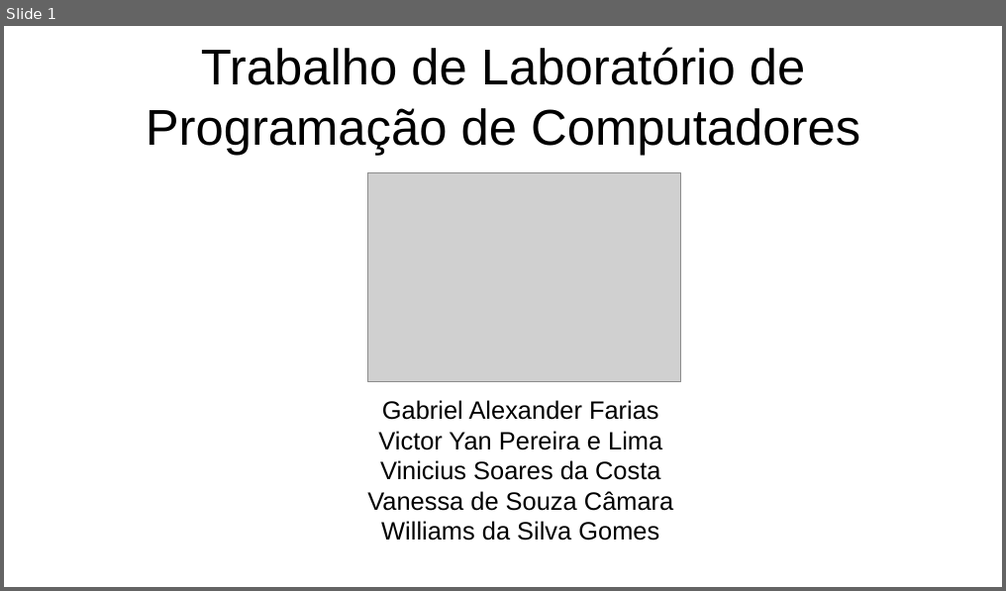
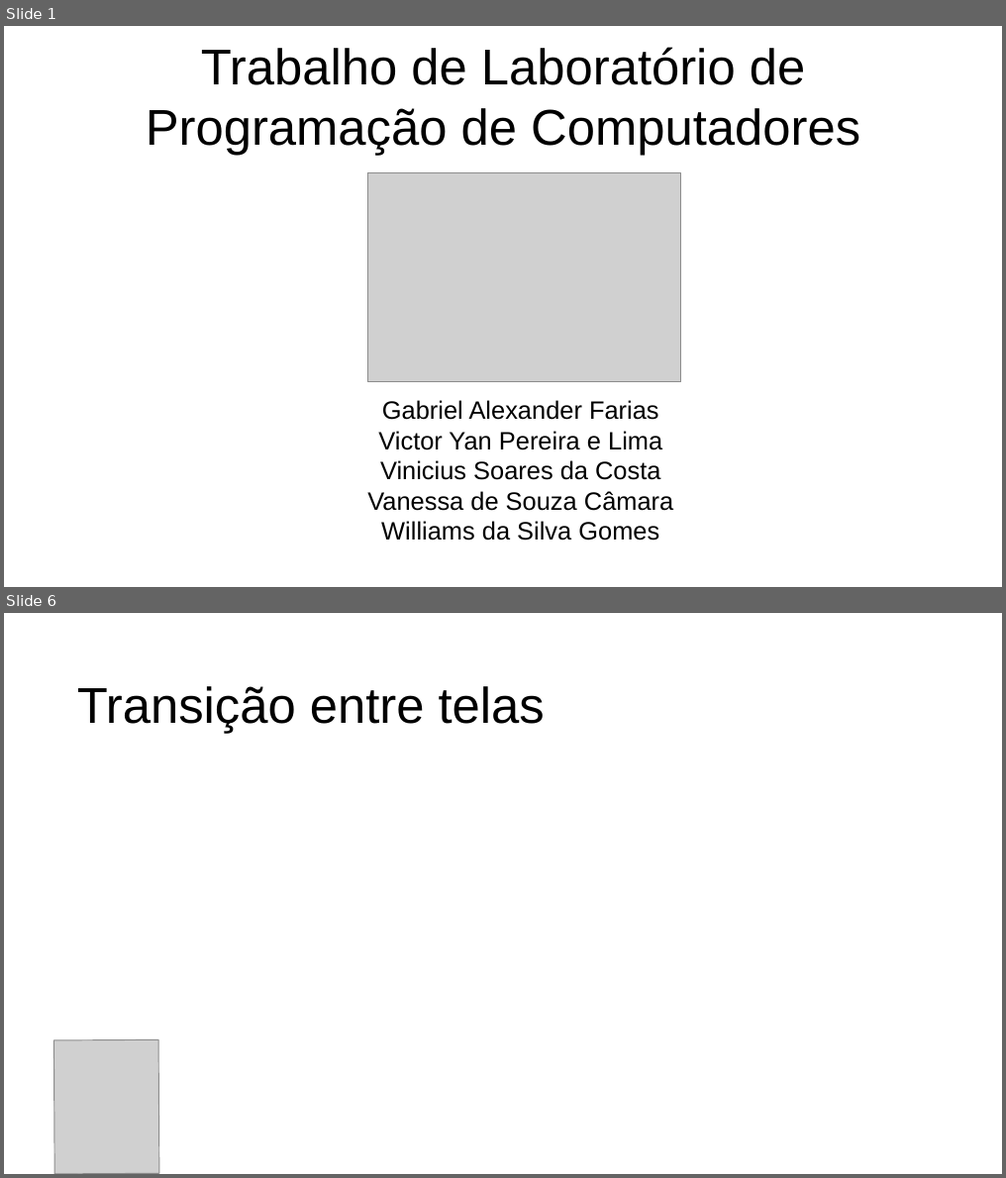
Before and after one commit to Victor7095/flappy-bird-pygame, a slide deck: slide_flappy_bird.pdf.odp. Shown one above the other, each under a label of ours: slide 1 before the commit, slides 1 and 6 after it; the slides between them are not shown. The pictures are 1006x591 and 1006x1178 pixels, drawn with LibreOffice and Linux fonts; fonts in the diff are those of the drawing; grey boxes stand for pictures. Boxes give left, top, right and bottom in pixels: in the first picture for what was removed or moved away, otherwise in the second. Text is boxed around its words. In the diff, an @@ line names an element or a change of style, - is before the commit and + after.

```diff
--- a/slide_flappy_bird.pdf.odp
+++ b/slide_flappy_bird.pdf.odp
@@ slide 6 added at [4,613,1002,1174], background #FFFFFF @@
@@ text added at [77,686,545,734], 40 pt, text #000000 @@
+Transição entre telas
@@ picture added at [54,1040,160,1174] @@
```
Also in this commit, not shown: 1 slide changed, 5 other slides added, 1 slide removed.
